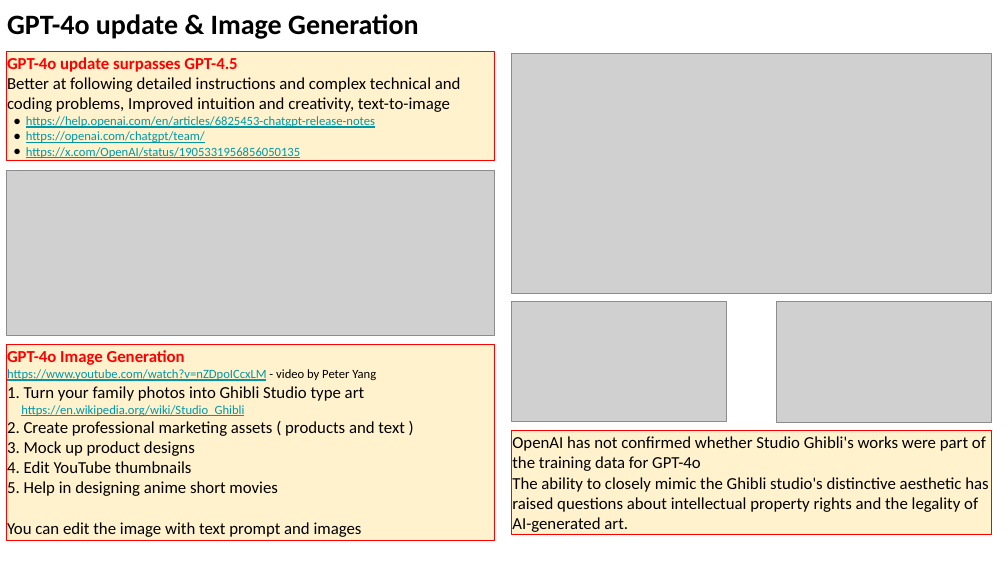
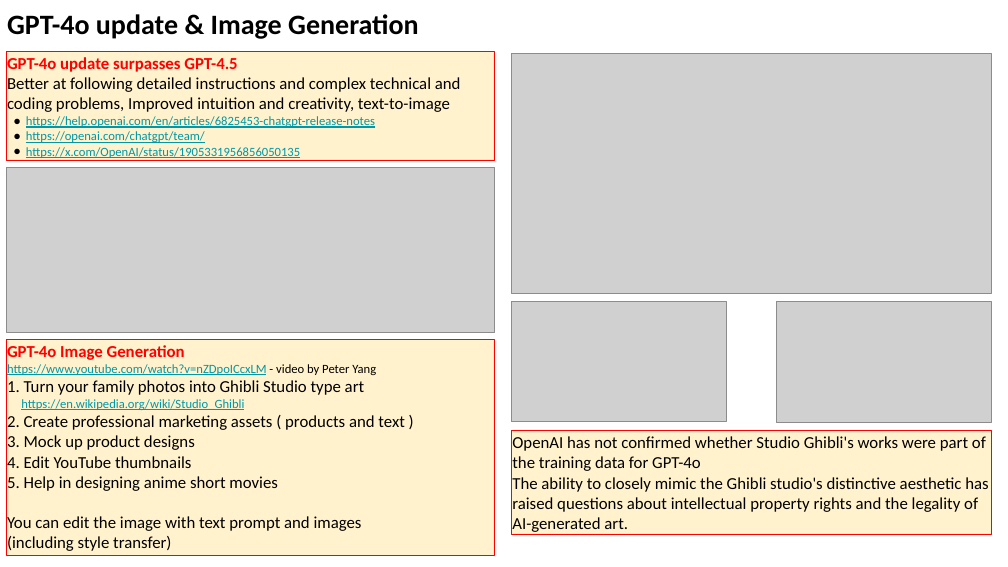
Before and after one commit to lselector/seminar, a slide deck: slide 8 of 2025/2025-04-04-AI-Updates.pptx. Drawn at 1008x567 pixels with LibreOffice and Linux fonts; fonts in the diff are those of the drawing; grey boxes stand for pictures. Boxes give left, top, right and bottom in pixels: in the first picture for what was removed or moved away, otherwise in the second. Text is boxed around its words. In the diff, an @@ line names an element or a change of style, - is before the commit and + after.

```diff
--- a/2025/2025-04-04-AI-Updates.pptx
+++ b/2025/2025-04-04-AI-Updates.pptx
@@ rectangle "GPT-4o Image Generation": place and size @@
-rectangle "GPT-4o Image Generation" at <box>6,345,495,540</box>
+rectangle "GPT-4o Image Generation" at <box>6,340,495,555</box>
@@ text in rectangle at <box>7,516,362,551</box>: text changed @@
-You can edit the image with text prompt and images
+You can edit the image with text prompt and images
+(including style transfer)
```
Also in this commit, not shown: 4 other slides changed, 4 slides added.
